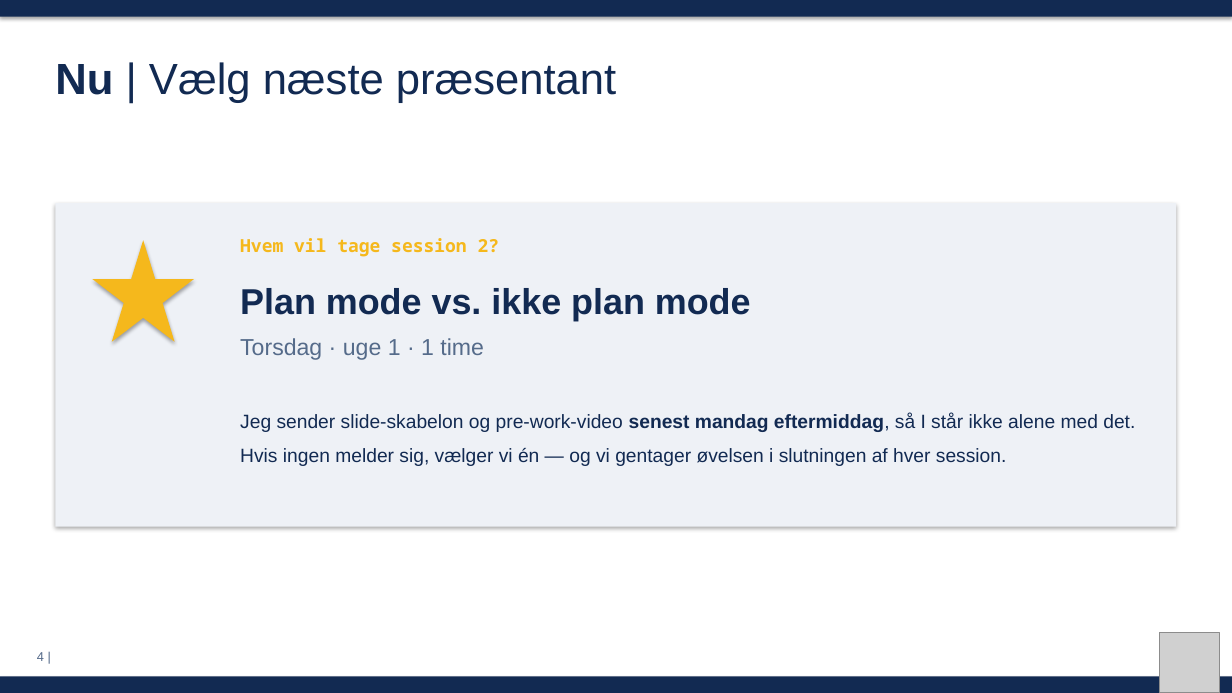
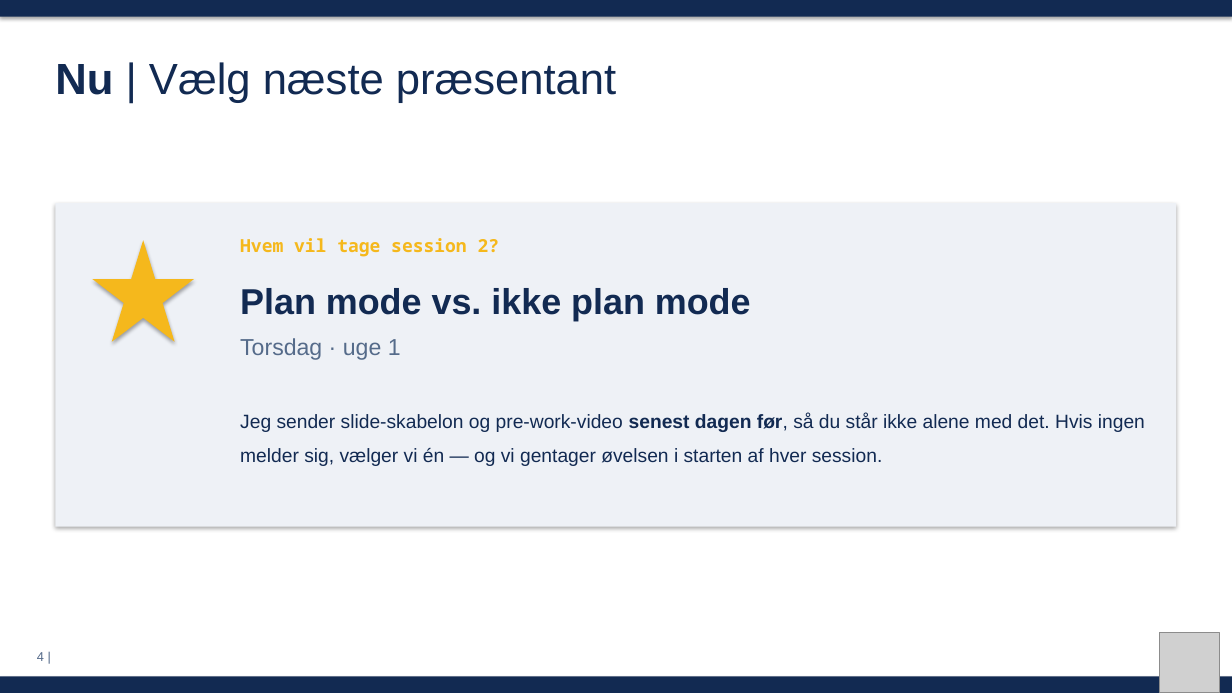
Before and after one commit to MatiasGramkow/EDCxClaudeWorkshop, a slide deck: slide 4 of slides/session1.pptx. Drawn at 1232x693 pixels with LibreOffice and Linux fonts; fonts in the diff are those of the drawing; grey boxes stand for pictures. Boxes give left, top, right and bottom in pixels: in the first picture for what was removed or moved away, otherwise in the second. Text is boxed around its words. In the diff, an @@ line names an element or a change of style, - is before the commit and + after.

```diff
--- a/slides/session1.pptx
+++ b/slides/session1.pptx
@@ text at [240, 338, 401, 360]: text changed @@
-Torsdag · uge 1 · 1 time
+Torsdag · uge 1
@@ text at [240, 413, 1145, 466]: text changed @@
-Jeg sender slide-skabelon og pre-work-video senest mandag eftermiddag, så I står ikke alene med det. Hvis ingen melder sig, vælger vi én — og vi gentager øvelsen i slutningen af hver session.
+Jeg sender slide-skabelon og pre-work-video senest dagen før, så du står ikke alene med det. Hvis ingen melder sig, vælger vi én — og vi gentager øvelsen i starten af hver session.
```
Also in this commit, not shown: 1 other slide changed, 2 other files.
